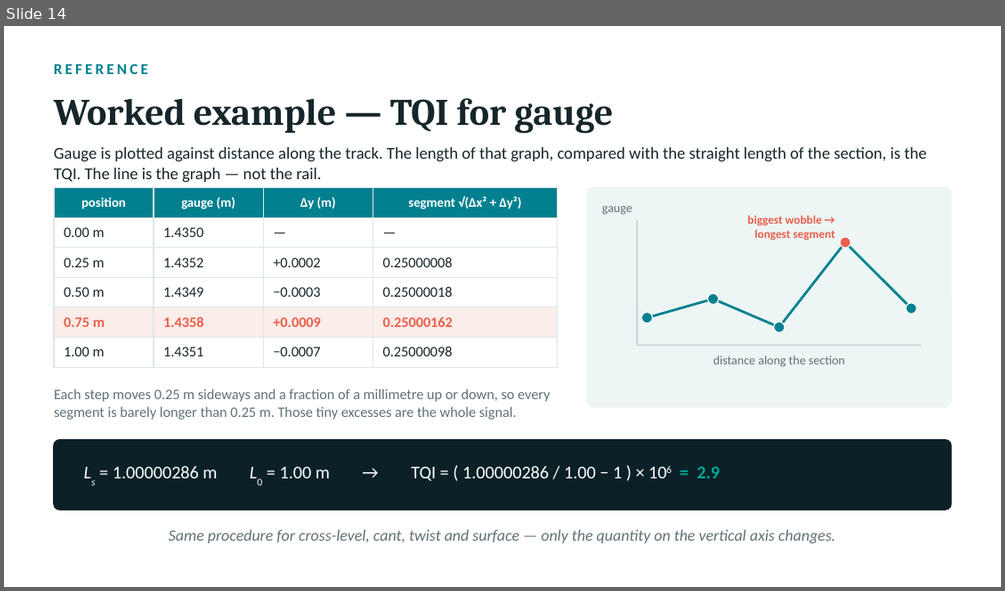
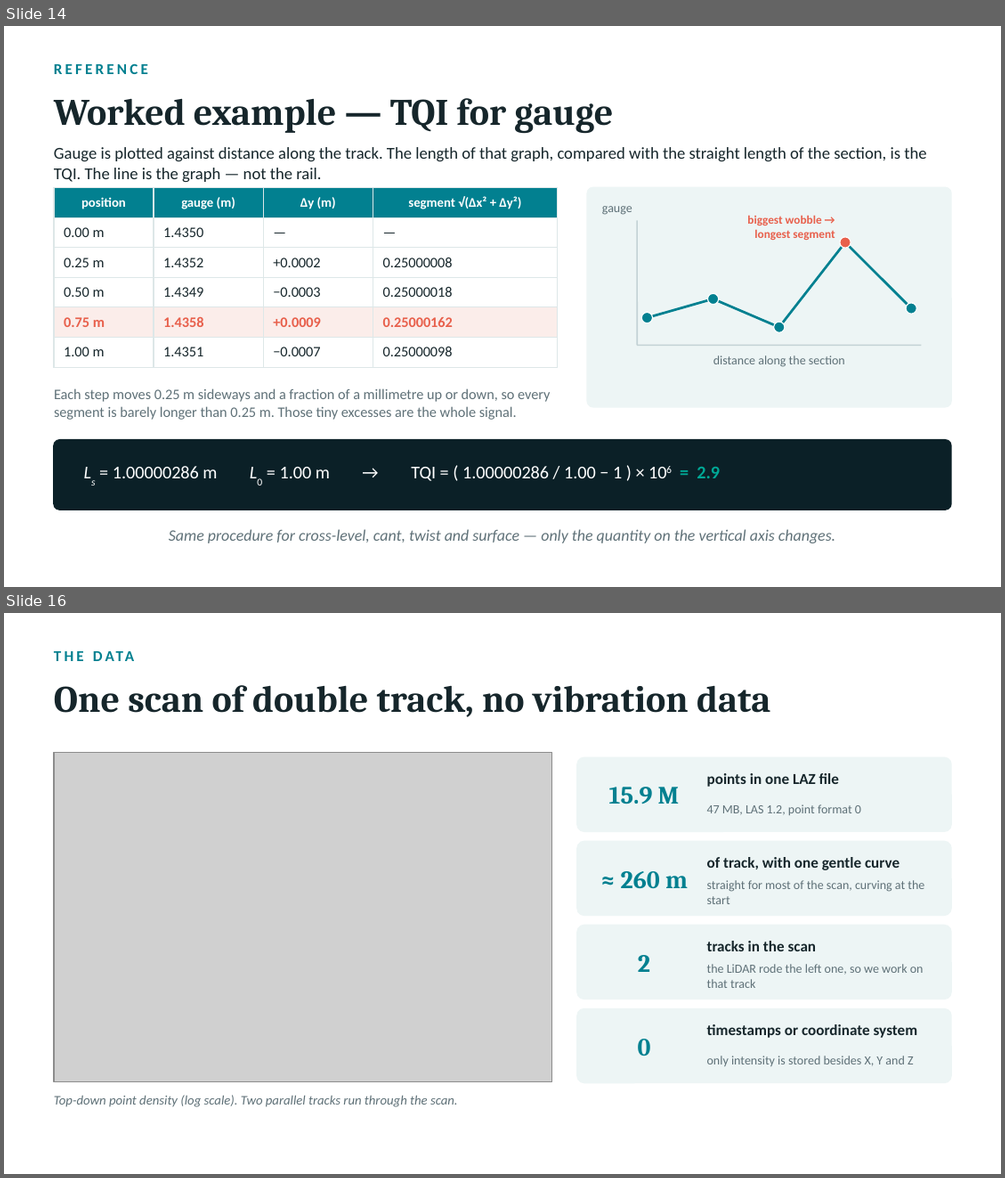
Before and after one commit to viktormm/D7016B-IAI-eMaintenance-Part-2, a slide deck: D7016B_Demo1_Viktor_Lindberg.pptx. Shown one above the other, each under a label of ours: slide 14 before the commit, slides 14 and 16 after it; the slides between them are not shown. The pictures are 1005x591 and 1005x1178 pixels, drawn with LibreOffice and Linux fonts; fonts in the diff are those of the drawing; grey boxes stand for pictures. Boxes give left, top, right and bottom in pixels: in the first picture for what was removed or moved away, otherwise in the second. Text is boxed around its words. In the diff, an @@ line names an element or a change of style, - is before the commit and + after.

```diff
--- a/D7016B_Demo1_Viktor_Lindberg.pptx
+++ b/D7016B_Demo1_Viktor_Lindberg.pptx
@@ slide 16 added at (4, 613, 1001, 1174), background #FFFFFF @@
@@ text added at (54, 685, 688, 717), 27 pt, text #16262B, bold @@
+One scan of double track, no vibration data
@@ text added at (696, 685, 770, 713), 11 pt, text #028090, bold @@
+THE DATA
@@ picture added at (54, 753, 552, 1081) @@
@@ rounded rectangle added at (577, 757, 951, 831), fill #EDF5F5, outline #EDF5F5 1 pt @@
@@ text added at (609, 787, 680, 804), 18 pt, text #028090, bold @@
+15.9 M
@@ text added at (707, 773, 839, 787), 11 pt, text #16262B, bold @@
+points in one LAZ file
@@ text added at (707, 804, 861, 815), 9 pt, text #5F7178 @@
+47 MB, LAS 1.2, point format 0
@@ rounded rectangle added at (577, 841, 951, 915), fill #EDF5F5, outline #EDF5F5 1 pt @@
@@ text added at (621, 871, 688, 889), 18 pt, text #028090, bold @@
+≈ 260 m
@@ text added at (707, 857, 899, 870), 11 pt, text #16262B, bold @@
+of track, with one gentle curve
@@ text added at (707, 880, 924, 904), 9 pt, text #5F7178 @@
+straight for most of the scan, curving at the start
@@ rounded rectangle added at (577, 925, 951, 998), fill #EDF5F5, outline #EDF5F5 1 pt @@
@@ text added at (638, 955, 650, 972), 18 pt, text #028090, bold @@
+2
@@ text added at (707, 941, 817, 951), 11 pt, text #16262B, bold @@
+tracks in the scan
@@ text added at (707, 964, 923, 988), 9 pt, text #5F7178 @@
+the LiDAR rode the left one, so we work on that track
@@ rounded rectangle added at (577, 1009, 951, 1083), fill #EDF5F5, outline #EDF5F5 1 pt @@
@@ text added at (638, 1038, 651, 1055), 18 pt, text #028090, bold @@
+0
@@ text added at (707, 1024, 918, 1038), 11 pt, text #16262B, bold @@
+timestamps or coordinate system
@@ text added at (707, 1055, 914, 1066), 9 pt, text #5F7178 @@
+only intensity is stored besides X, Y and Z
@@ text added at (54, 1094, 458, 1107), 9.5 pt, text #5F7178, italic @@
+Top-down point density (log scale). Two parallel tracks run through the scan.
```
Also in this commit, not shown: 9 other slides added, 26 other files.
